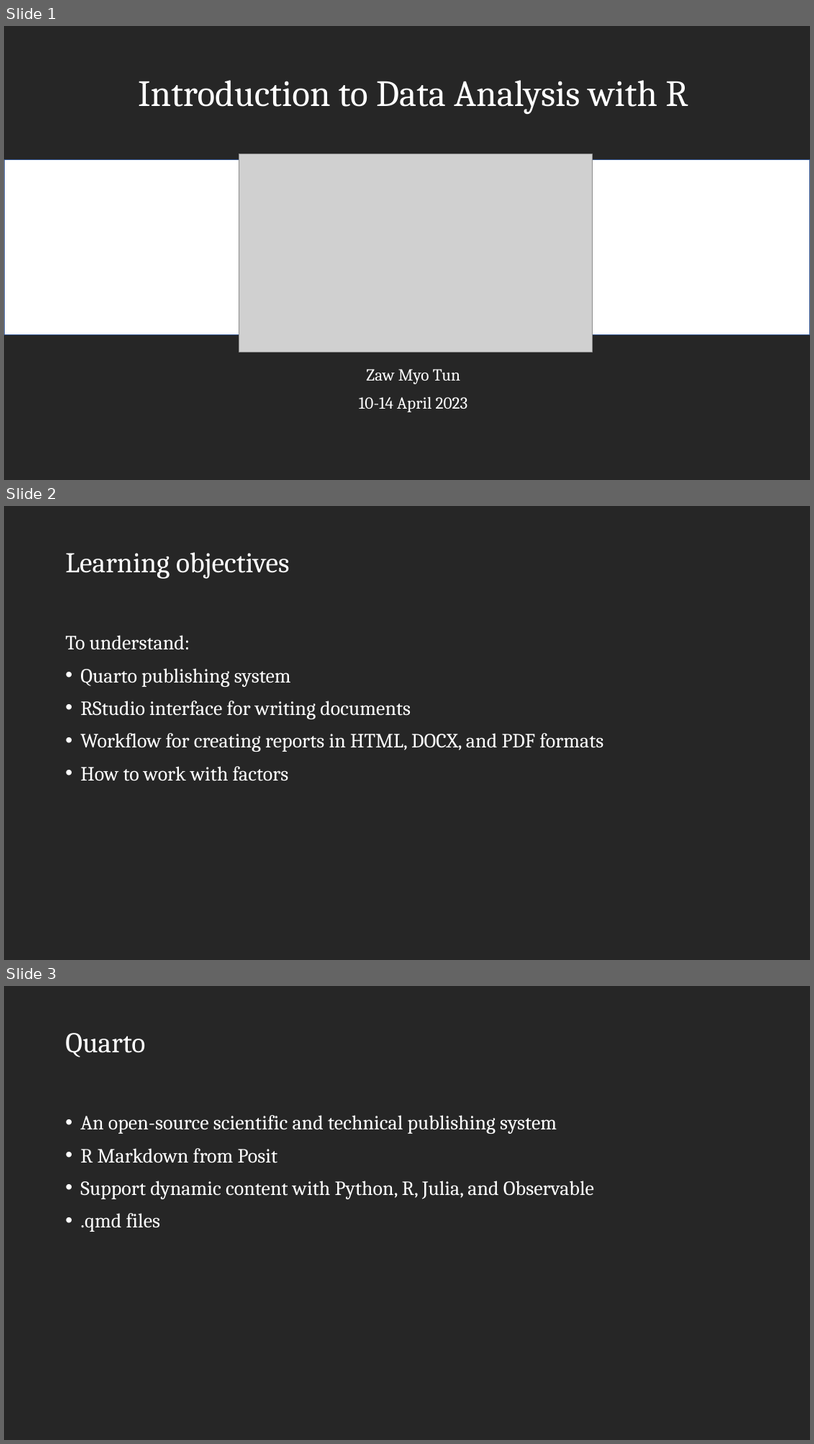
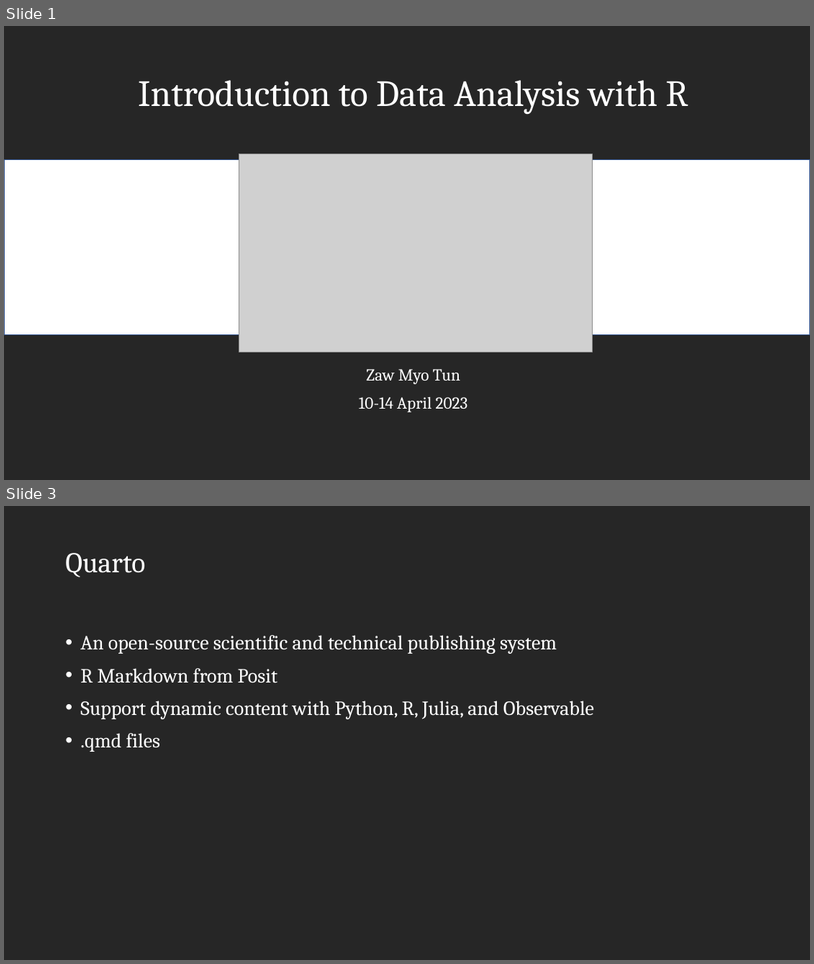
Before and after one commit to zawmtun/r_workshop_ex, a slide deck: code/03_quarto_factors.pptx. Shown one above the other, each under a label of ours: slides 1, 2 and 3 before the commit, slides 1 and 3 after it; the slides between them are not shown. The pictures are 814x1444 and 814x964 pixels, drawn with LibreOffice and Linux fonts; fonts in the diff are those of the drawing; grey boxes stand for pictures; background and template pictures are left out. Boxes give left, top, right and bottom in pixels: in the first picture for what was removed or moved away, otherwise in the second. Text is boxed around its words. In the diff, an @@ line names an element or a change of style, - is before the commit and + after.

Commit message:
add code for factors

```diff
--- a/code/03_quarto_factors.pptx
+++ b/code/03_quarto_factors.pptx
@@ slide 2 removed at (4, 506, 810, 960), background #262626 @@
@@ title removed at (65, 552, 290, 579) @@
-Learning objectives
@@ text removed at (65, 635, 604, 781) @@
-To understand:
-• Quarto publishing system
-• RStudio interface for writing documents
-• Workflow for creating reports in HTML, DOCX, and PDF formats
-• How to work with factors
```
Also in this commit, not shown: 1 slide added, 2 other slides removed, 9 other files.
